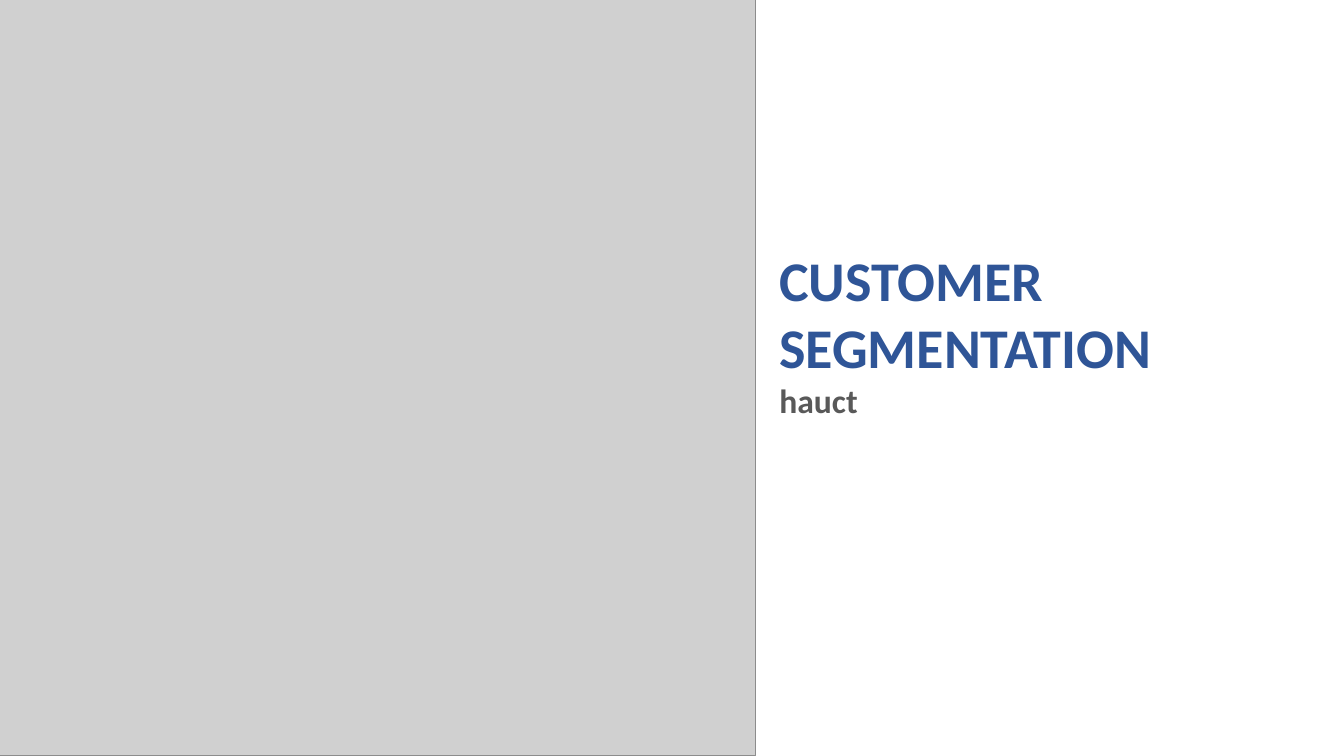
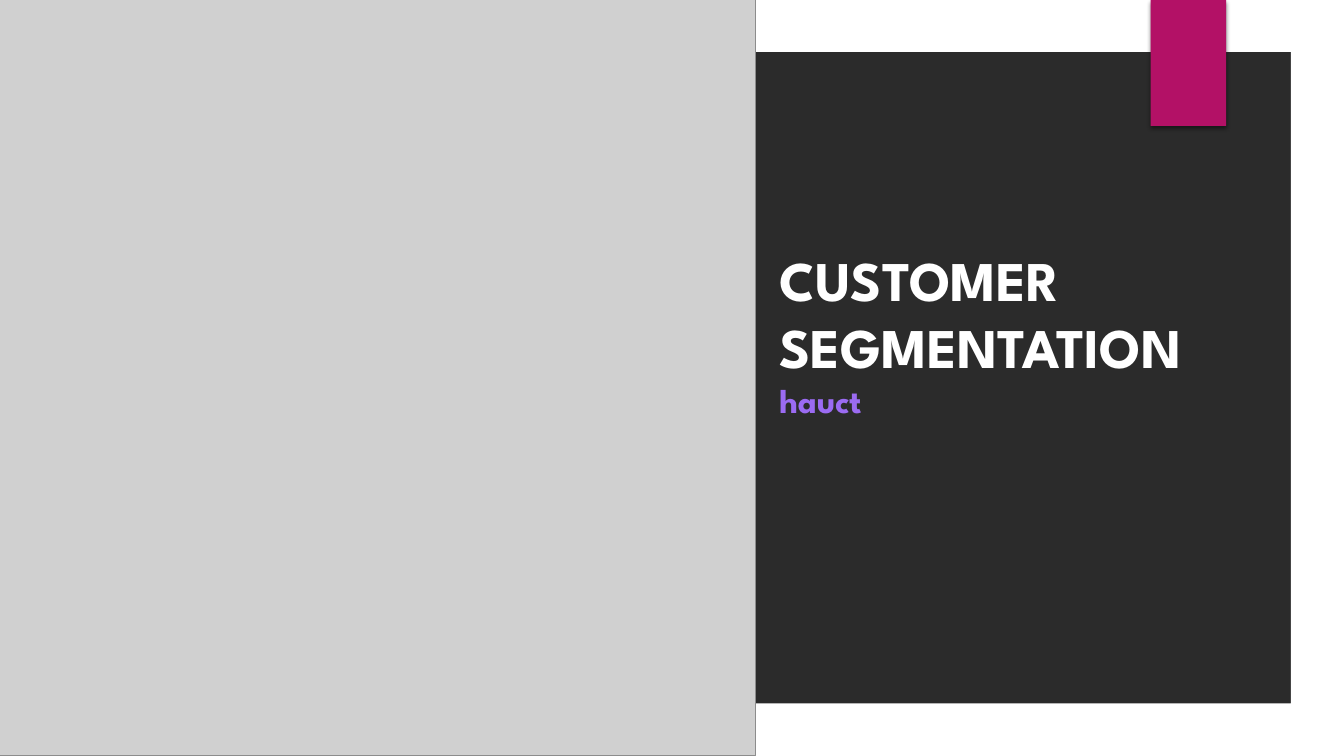
Before and after one commit to hauct/RFM-Customer-Segmentation, a slide deck: slide 1 of report/customer_segment_report.pptx. Drawn at 1344x756 pixels with LibreOffice and Linux fonts; fonts in the diff are those of the drawing; grey boxes stand for pictures; background and template pictures are left out; a plain dark background stands for a picture behind light text. Boxes give left, top, right and bottom in pixels: in the first picture for what was removed or moved away, otherwise in the second. Text is boxed around its words. In the diff, an @@ line names an element or a change of style, - is before the commit and + after.

```diff
--- a/report/customer_segment_report.pptx
+++ b/report/customer_segment_report.pptx
@@ background #FFFFFF to picture (left out) @@
@@ freeform shape added at bbox=[0, 0, 1344, 756], fill #FFFFFF @@
@@ rectangle added at bbox=[1150, 0, 1226, 126], fill #B31166 @@
@@ text "CUSTOMER" at bbox=[779, 263, 1181, 414]: font Calibri to League Spartan; text colour #2F5597 to #FFFFFF in "CUSTOMER", "SEGMENTATION"; text colour #595959 to #9B6BF2 in "hauct" @@
```
Also in this commit, not shown: 10 other slides changed, 19 other files.
